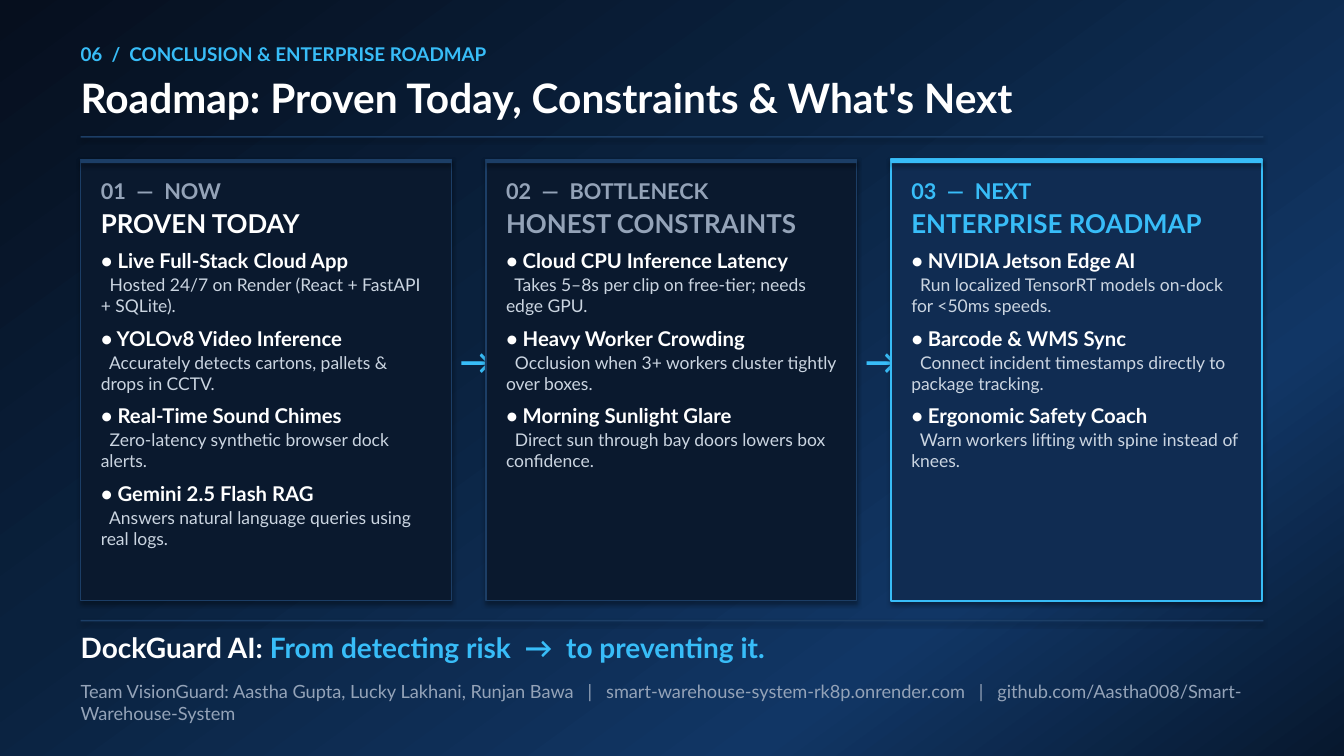
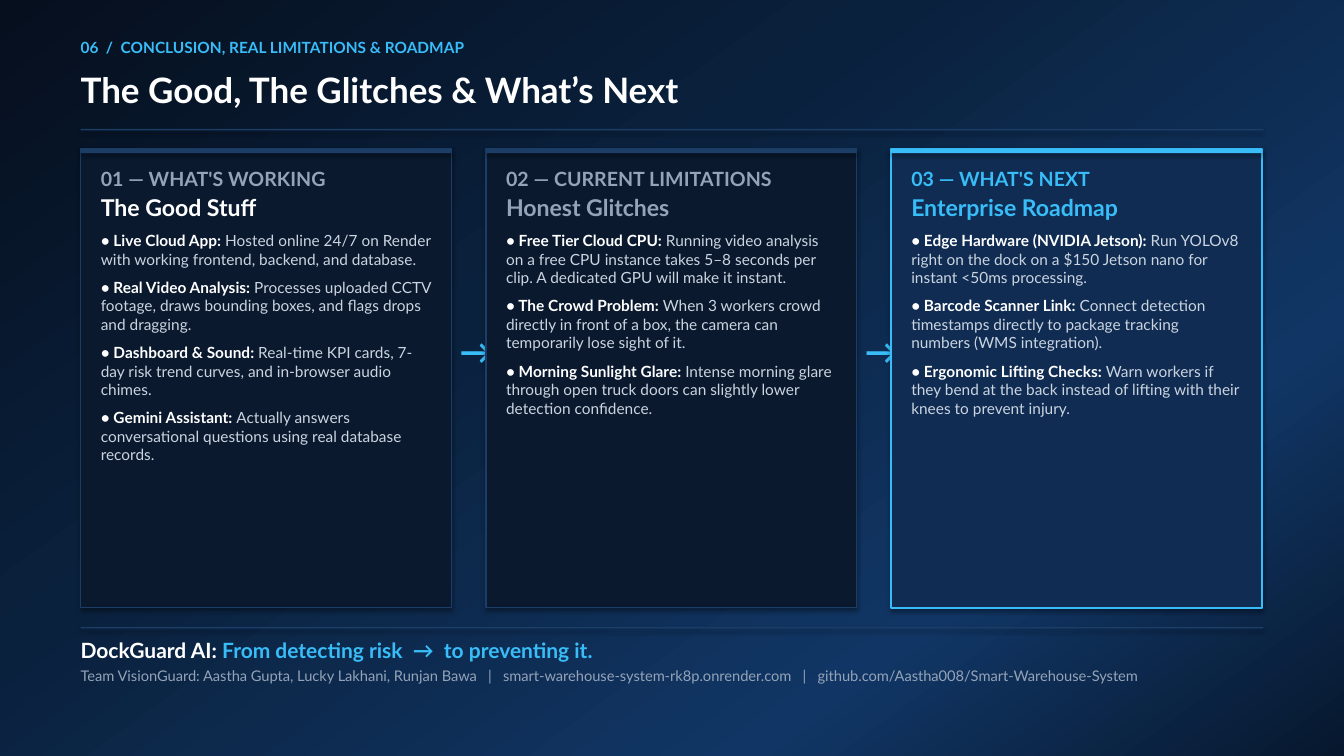
Before and after one commit to Aastha008/Smart-Warehouse-System, a slide deck: slide 6 of DockGuard_AI_Presentation_Deck.pptx. Drawn at 1344x756 pixels with LibreOffice and Linux fonts; fonts in the diff are those of the drawing. Boxes give left, top, right and bottom in pixels: in the first picture for what was removed or moved away, otherwise in the second. Text is boxed around its words. In the diff, an @@ line names an element or a change of style, - is before the commit and + after.

```diff
--- a/DockGuard_AI_Presentation_Deck.pptx
+++ b/DockGuard_AI_Presentation_Deck.pptx
@@ text at (81, 41, 464, 55): text changed; size 13.5 to 11 pt @@
-06 / CONCLUSION & ENTERPRISE ROADMAP
+06 / CONCLUSION, REAL LIMITATIONS & ROADMAP
@@ text at (81, 76, 678, 108): text changed; size 29 to 25 pt @@
-Roadmap: Proven Today, Constraints & What's Next
+The Good, The Glitches & What’s Next
@@ rectangle: place and size @@
-rectangle at (81, 159, 452, 601)
+rectangle at (81, 149, 452, 608)
@@ rectangle: place and size @@
-rectangle at (81, 136, 1263, 137)
+rectangle at (81, 129, 1263, 130)
@@ rectangle: place and size @@
-rectangle at (486, 159, 857, 601)
+rectangle at (486, 149, 857, 608)
@@ rectangle: place and size @@
-rectangle at (891, 159, 1262, 601)
+rectangle at (891, 149, 1262, 608)
@@ 3 rectangles, 2 texts: place and size @@
-3 rectangles, 2 texts at (81, 159, 1262, 391)
+3 rectangles, 2 texts at (81, 149, 1262, 381)
@@ text at (101, 171, 432, 460): text changed; size 12.5 to 11 pt @@
-01 — NOW
-PROVEN TODAY
-• Live Full-Stack Cloud App
-Hosted 24/7 on Render (React + FastAPI + SQLite).
-• YOLOv8 Video Inference
-Accurately detects cartons, pallets & drops in CCTV.
-• Real-Time Sound Chimes
-Zero-latency synthetic browser dock alerts.
-• Gemini 2.5 Flash RAG
-Answers natural language queries using real logs.
+01 — WHAT'S WORKING
+The Good Stuff
+• Live Cloud App: Hosted online 24/7 on Render with working frontend, backend, and database.
+• Real Video Analysis: Processes uploaded CCTV footage, draws bounding boxes, and flags drops and dragging.
+• Dashboard & Sound: Real-time KPI cards, 7-day risk trend curves, and in-browser audio chimes.
+• Gemini Assistant: Actually answers conversational questions using real database records.
@@ text at (506, 171, 821, 414): text changed; size 12.5 to 11 pt @@
-02 — BOTTLENECK
-HONEST CONSTRAINTS
-• Cloud CPU Inference Latency
-Takes 5–8s per clip on free-tier; needs edge GPU.
-• Heavy Worker Crowding
-Occlusion when 3+ workers cluster tightly over boxes.
-• Morning Sunlight Glare
-Direct sun through bay doors lowers box confidence.
+02 — CURRENT LIMITATIONS
+Honest Glitches
+• Free Tier Cloud CPU: Running video analysis on a free CPU instance takes 5–8 seconds per clip. A dedicated GPU will make it instant.
+• The Crowd Problem: When 3 workers crowd directly in front of a box, the camera can temporarily lose sight of it.
+• Morning Sunlight Glare: Intense morning glare through open truck doors can slightly lower detection confidence.
@@ text at (911, 171, 1240, 417): text changed; size 12.5 to 11 pt @@
-03 — NEXT
-ENTERPRISE ROADMAP
-• NVIDIA Jetson Edge AI
-Run localized TensorRT models on-dock for <50ms speeds.
-• Barcode & WMS Sync
-Connect incident timestamps directly to package tracking.
-• Ergonomic Safety Coach
-Warn workers lifting with spine instead of knees.
+03 — WHAT'S NEXT
+Enterprise Roadmap
+• Edge Hardware (NVIDIA Jetson): Run YOLOv8 right on the dock on a $150 Jetson nano for instant <50ms processing.
+• Barcode Scanner Link: Connect detection timestamps directly to package tracking numbers (WMS integration).
+• Ergonomic Lifting Checks: Warn workers if they bend at the back instead of lifting with their knees to prevent injury.
@@ rectangle: place and size @@
-rectangle at (81, 620, 1263, 621)
+rectangle at (81, 627, 1263, 628)
@@ text at (81, 642, 592, 662): size 20 to 15 pt in "DockGuard AI: From detecting risk → to ..." @@
@@ text at (81, 670, 1138, 684): paragraph added @@
+Team VisionGuard: Aastha Gupta, Lucky Lakhani, Runjan Bawa | smart-warehouse-system-rk8p.onrender.com | github.com/Aastha008/Smart-Warehouse-System
@@ text removed at (81, 684, 1241, 723) @@
-Team VisionGuard: Aastha Gupta, Lucky Lakhani, Runjan Bawa | smart-warehouse-system-rk8p.onrender.com | github.com/Aastha008/Smart-Warehouse-System
```
Also in this commit, not shown: 5 slides added, 5 slides removed, 9 other files.
